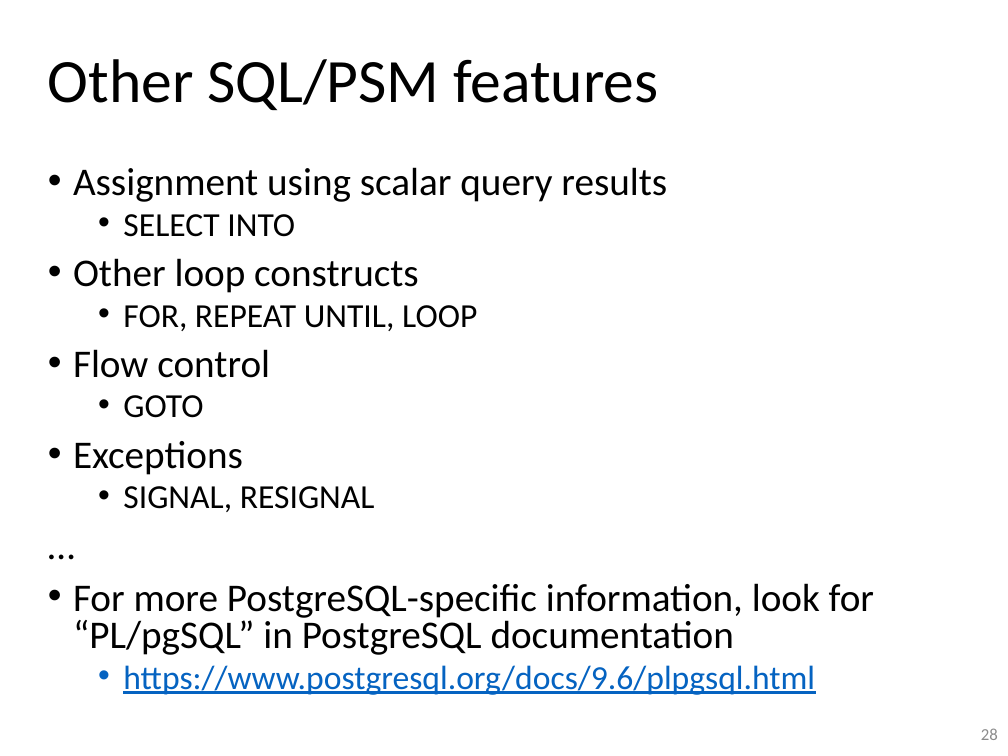
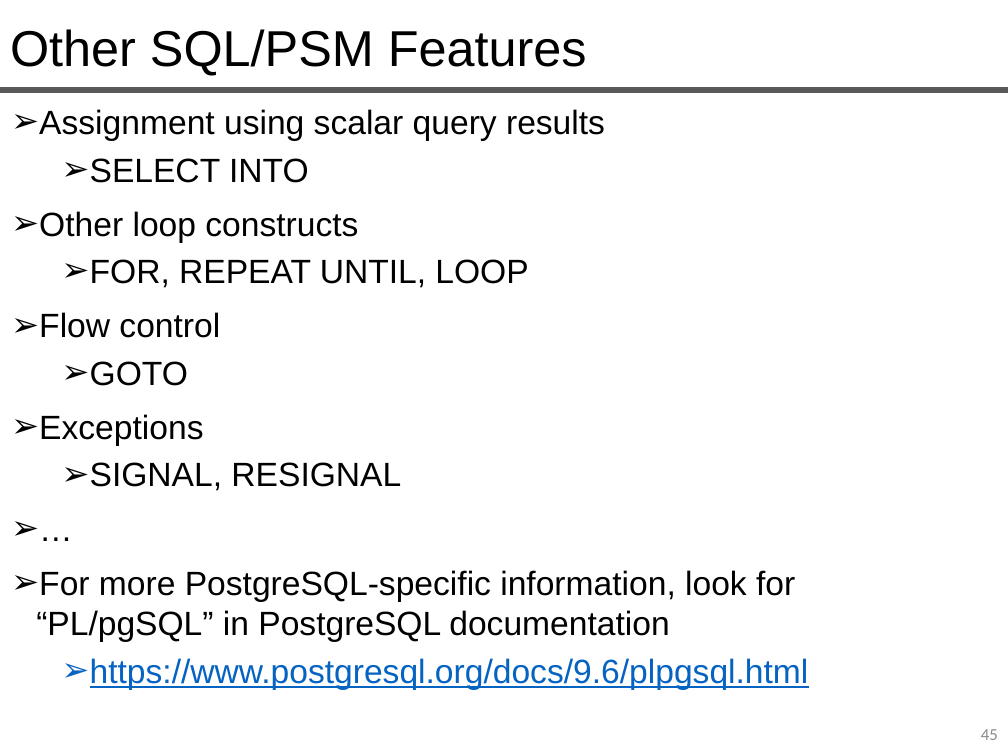
Before and after one commit to queryproc/slides, a slide deck: slide 45 of 06-sql-partIV-slides.pptx (slide 28 before the commit). Drawn at 1008x756 pixels with LibreOffice and Linux fonts; fonts in the diff are those of the drawing. Boxes give left, top, right and bottom in pixels: in the first picture for what was removed or moved away, otherwise in the second. Text is boxed around its words. In the diff, an @@ line names an element or a change of style, - is before the commit and + after.

```diff
--- a/06-sql-partIV-slides.pptx
+++ b/06-sql-partIV-slides.pptx
@@ text at (10, 29, 587, 76): text changed; size 44 to 36 pt; font Calibri to Arial @@
-Other SQL/PSM features
+Other SQL/PSM Features
@@ line added from (0, 90) to (1008, 90), #595959 4.5 pt @@
@@ text "Assignment using scalar query results": place and size @@
-text "Assignment using scalar query results" at (73, 167, 874, 695)
+text "Assignment using scalar query results" at (36, 109, 809, 690)
@@ text "Assignment using scalar query results" at (36, 109, 809, 690): size 28 to 24 pt in "Assignment using scalar query results", "Other loop constructs", "Flow control", "Exceptions" and 2 more places; font Calibri to Arial; bullet • to ➢; line spacing 0.8 to 28.8pt; bullet none to ➢ @@
@@ page number at (981, 729, 998, 740): text changed @@
-28
+45
```
Also in this commit, not shown: 15 other slides changed, 39 slides added, 28 slides removed, 1 other file.
